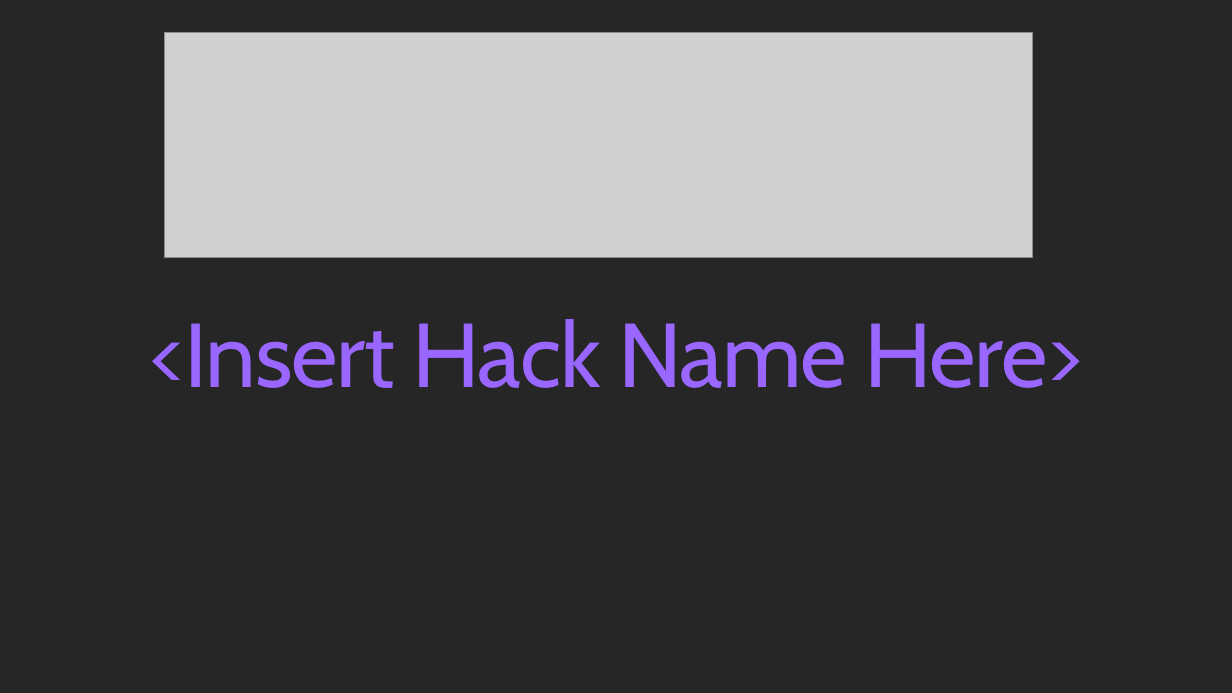
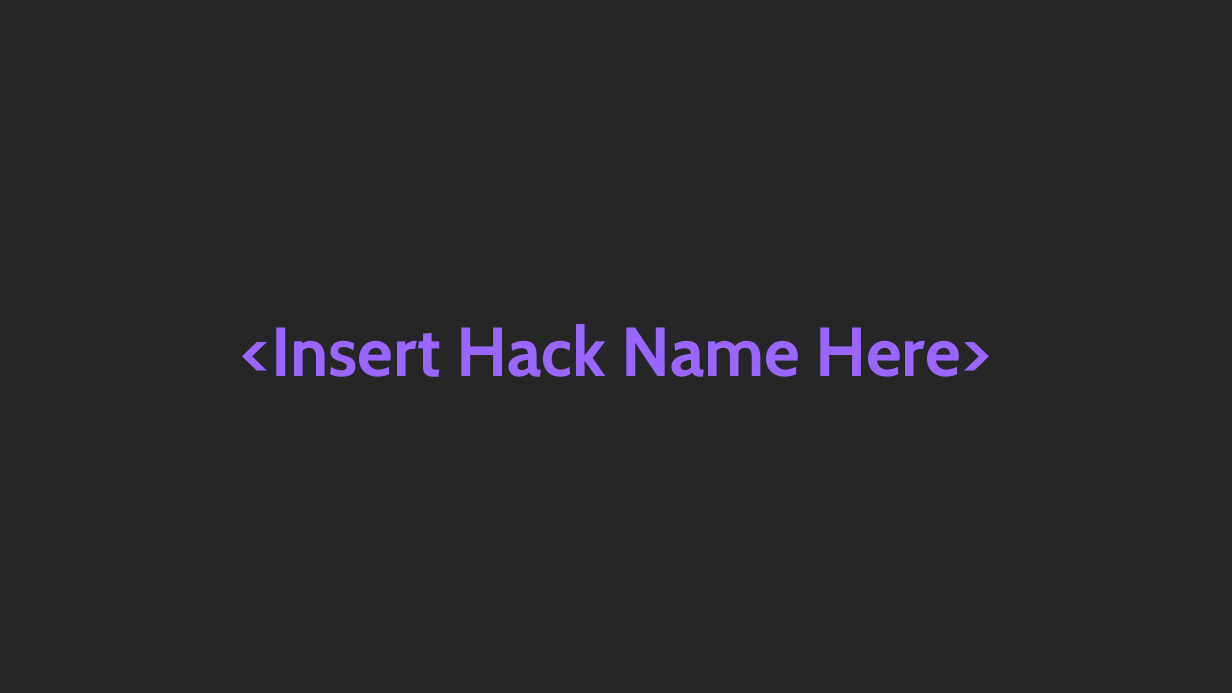
Before and after one commit to microsoft/WhatTheHack, a slide deck: slide 1 of xxx-IntroToKubernetes/Coach/Lectures.pptx. Drawn at 1232x693 pixels with LibreOffice and Linux fonts; fonts in the diff are those of the drawing; grey boxes stand for pictures; background and template pictures are left out. Boxes give left, top, right and bottom in pixels: in the first picture for what was removed or moved away, otherwise in the second. Text is boxed around its words. In the diff, an @@ line names an element or a change of style, - is before the commit and + after.

```diff
--- a/xxx-IntroToKubernetes/Coach/Lectures.pptx
+++ b/xxx-IntroToKubernetes/Coach/Lectures.pptx
@@ picture removed at box(165, 32, 1032, 258) @@
@@ title "<Insert Hack Name Here>": place and size @@
-title "<Insert Hack Name Here>" at box(149, 319, 1082, 388)
+title "<Insert Hack Name Here>" at box(240, 324, 992, 377)
@@ title "<Insert Hack Name Here>" at box(240, 324, 992, 377): size 70.6 to 54 pt, letter spacing -1 to 0 pt, bold on; vertical alignment top to bottom @@
```
Also in this commit, not shown: 11 other slides changed.
